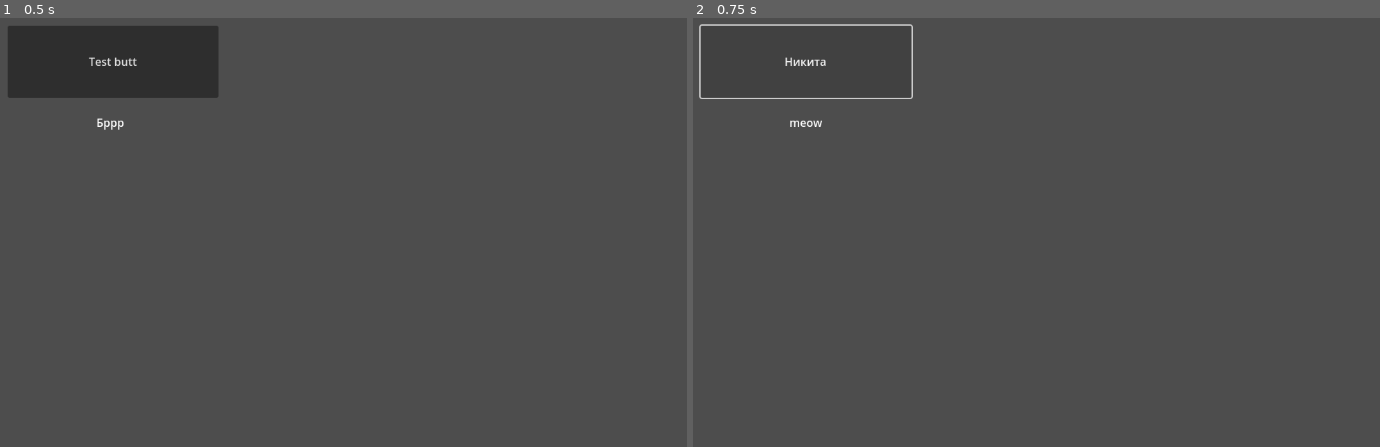
Above: before the commit, frames 1-2 (left to right).
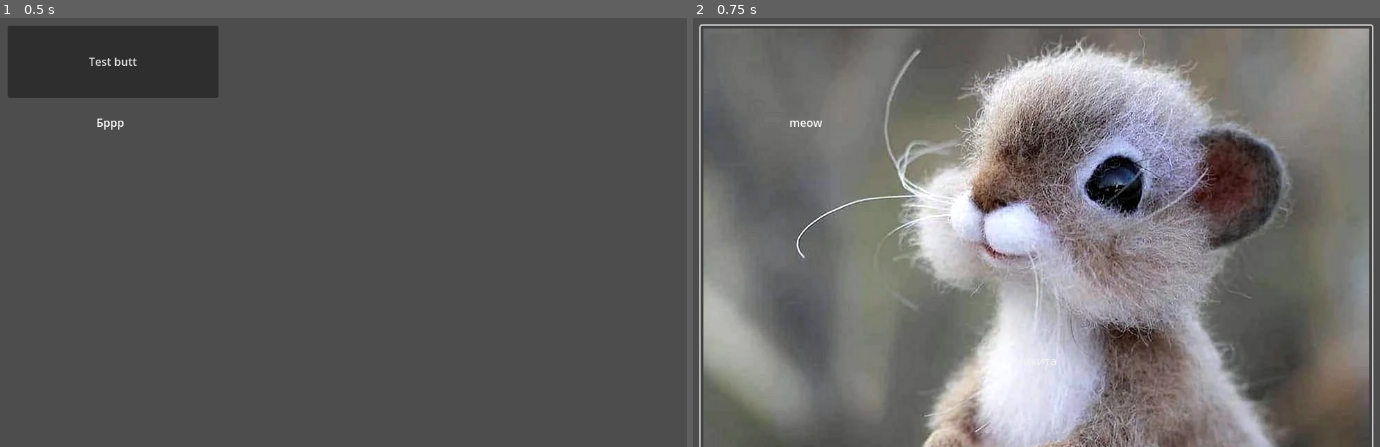
Above: after the commit, the same moments.

Repository: Schrodingame/StratG
Game: Godot game, scene res://node_2d.tscn
Same seed, same stepped clock (60 frames per second), same inputs: the game is played once before the commit and once after it.
Inputs:
- Up to frame 1 (0.5 s): no input
- Up to frame 2 (0.75 s): click "Test butt" at 0.5 s

Frame 1 is identical in both runs. In frame 2, 76% of the frame differs, in the area x 0-100%, y 1-100%.

Commit message:
Cute

Diff:
--- a/node_2d.gd
+++ b/node_2d.gd
@@ -24,4 +24,5 @@
 	print(test_inc)
 	$Label.text = "meow"
 	$Button.text = "Никита"
+	$Button.icon = preload("res://milye-zveriushki.-4-1.webp")
 	pass # Replace with function body.
--- a/node_2d.tscn
+++ b/node_2d.tscn
@@ -12,6 +12,7 @@
 offset_bottom = 144.0
 text = "Test butt
 "
+icon_alignment = 1
 
 [node name="Label" type="Label" parent="."]
 offset_left = 152.0
Binary file added: milye-zveriushki.-4-1.webp
Not shown, added: milye-zveriushki.-4-1.webp.import
